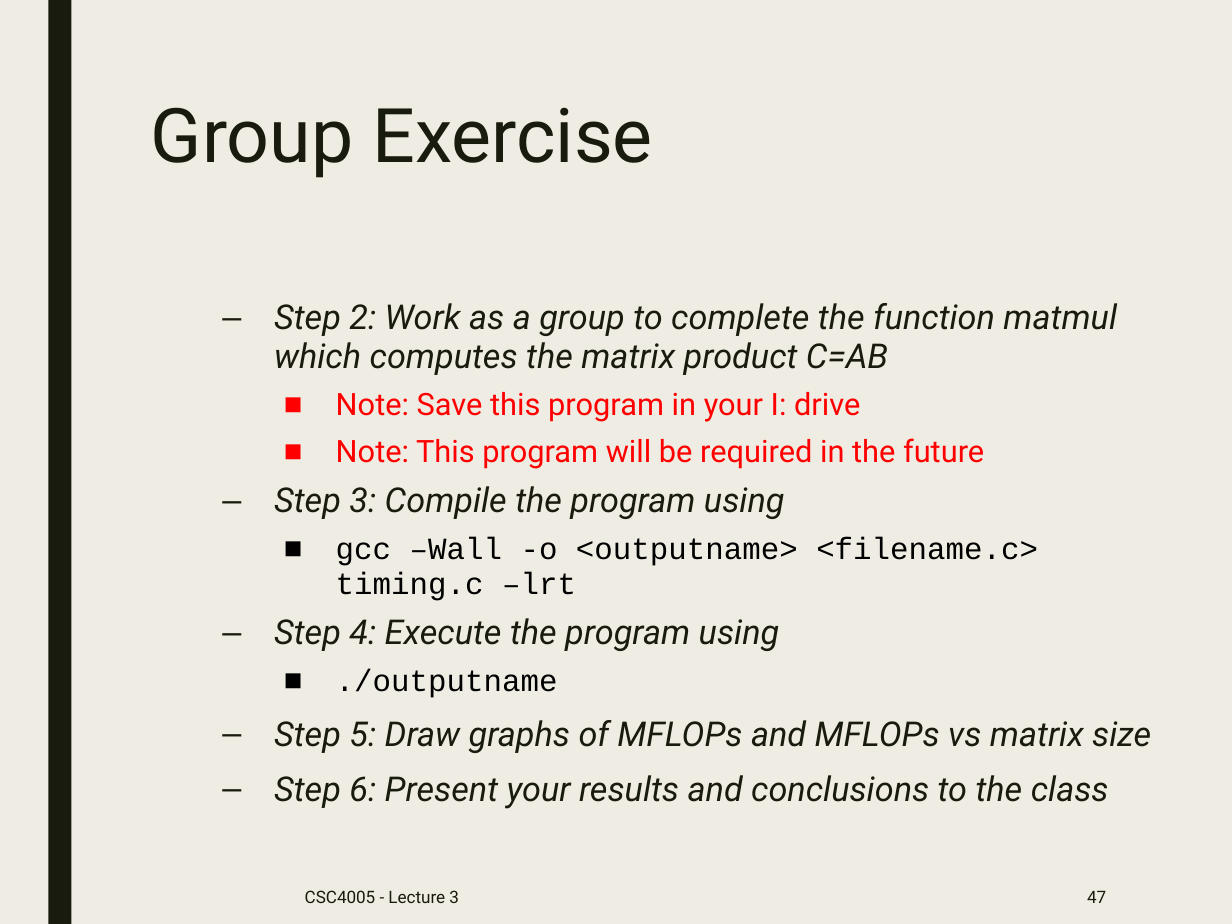
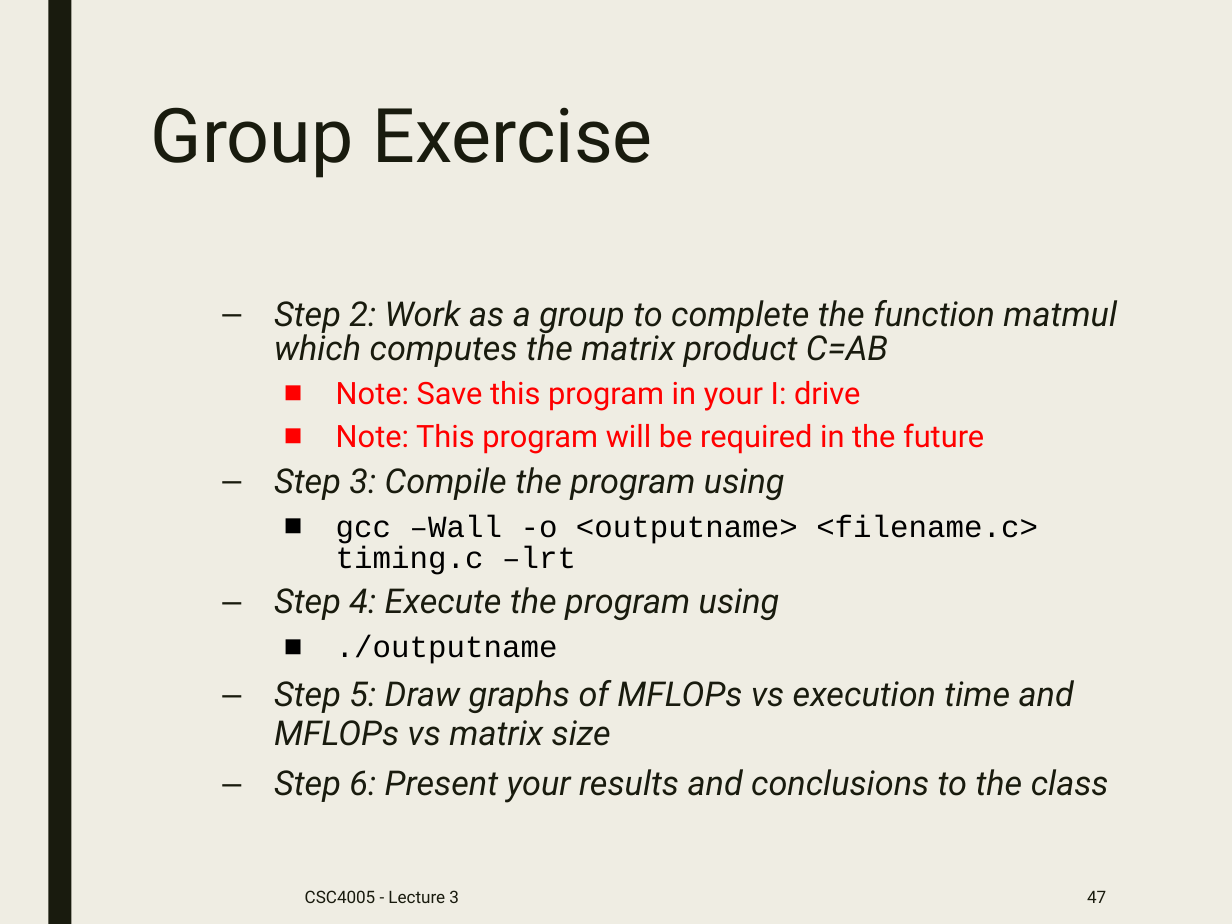
Before and after one commit to kagamikuro/CSC4005-parallel-programming, a slide deck: slide 47 of lectures/CSC4005_2_Parallel_Computer_Memory_Architectures_Programming_Models_draft.pptx. Drawn at 1232x924 pixels with LibreOffice and Linux fonts; fonts in the diff are those of the drawing. Boxes give left, top, right and bottom in pixels: in the first picture for what was removed or moved away, otherwise in the second. Text is boxed around its words. In the diff, an @@ line names an element or a change of style, - is before the commit and + after.

Commit message:
add lecture3

```diff
--- a/lectures/CSC4005_2_Parallel_Computer_Memory_Architectures_Programming_Models_draft.pptx
+++ b/lectures/CSC4005_2_Parallel_Computer_Memory_Architectures_Programming_Models_draft.pptx
@@ text at box(274, 300, 1117, 803): line spacing 0.94 to 0.84; line spacing 1.04 to 0.94 @@
@@ text at box(274, 680, 1074, 746): text changed @@
-  – Step 5: Draw graphs of MFLOPs and MFLOPs vs matrix size
+  – Step 5: Draw graphs of MFLOPs vs execution time and MFLOPs vs matrix size
```
Also in this commit, not shown: 1 other slide changed, 1 other file.
